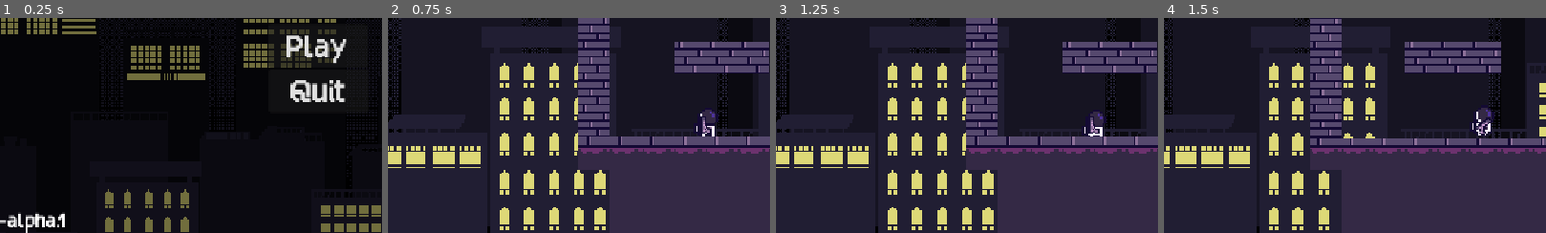
Above: before the commit, frames 1-4 (left to right).
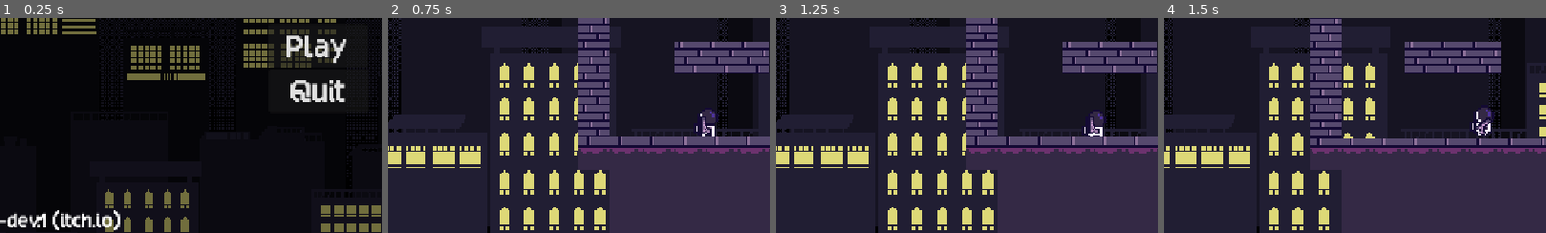
Above: after the commit, the same moments.

Repository: kyteidev/rogueshot
Game: Godot game, scene res://scenes/menus/main_menu.tscn
The game is run twice, just before and just after one commit, with the same random seed, the same clock (stepped at 60 frames per second) and the same inputs.
Inputs (mouse positions are % of the whole screen's width and height, from its top left):
- Up to frame 1 (0.25 s): no input
- Up to frame 2 (0.75 s): click "Play" at 0.5 s
- Up to frame 3 (1.25 s): no input
- Up to frame 4 (1.5 s): move the mouse to (72, 45) at 1.27 s; press the mouse at (72, 45) at 1.28 s; hold D (player_right) from 1.28 s (still down)
The pictures show only the part of the screen within x 8-58%, y 50-100%; the shares and areas given below are measured in that part.

The runs differ from the first frame. In frame 1, 1.2% of the frame differs, in the area x 2-32%, y 89-100%; in frame 2, nothing differs; in frame 3, nothing differs; in frame 4, nothing differs.

Commit message:
update version label

Diff:
--- a/scenes/menus/main_menu.tscn
+++ b/scenes/menus/main_menu.tscn
@@ -126,7 +126,7 @@
 offset_top = -38.0
 offset_right = 196.0
 grow_vertical = 0
-text = "v. 0.1.0-alpha.1"
+text = "v. 0.1.0-dev.1 (itch.io)"
 label_settings = SubResource("LabelSettings_4iqke")
 
 [connection signal="pressed" from="PlayButton" to="." method="_on_play_button_pressed"]
